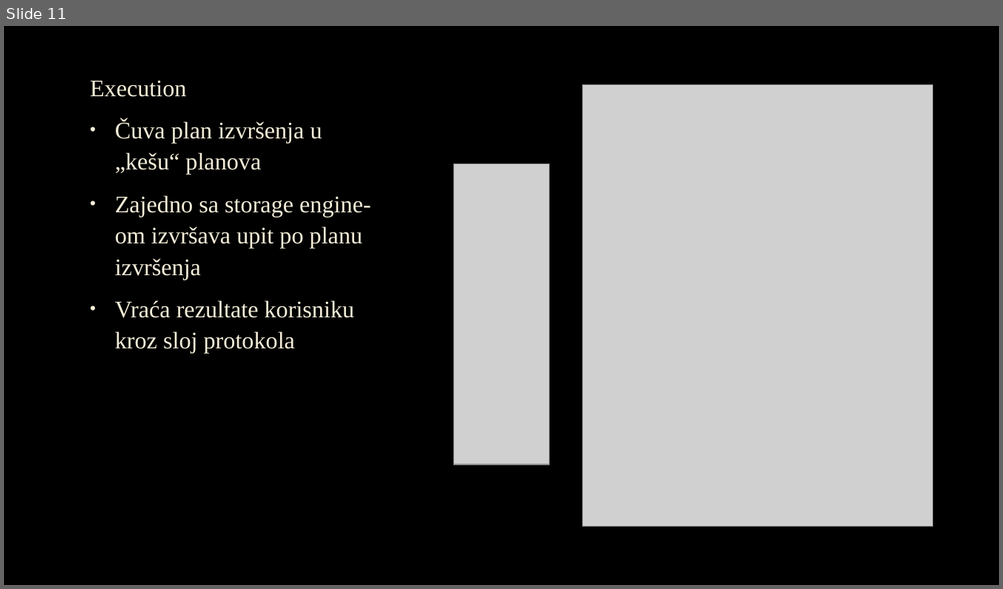
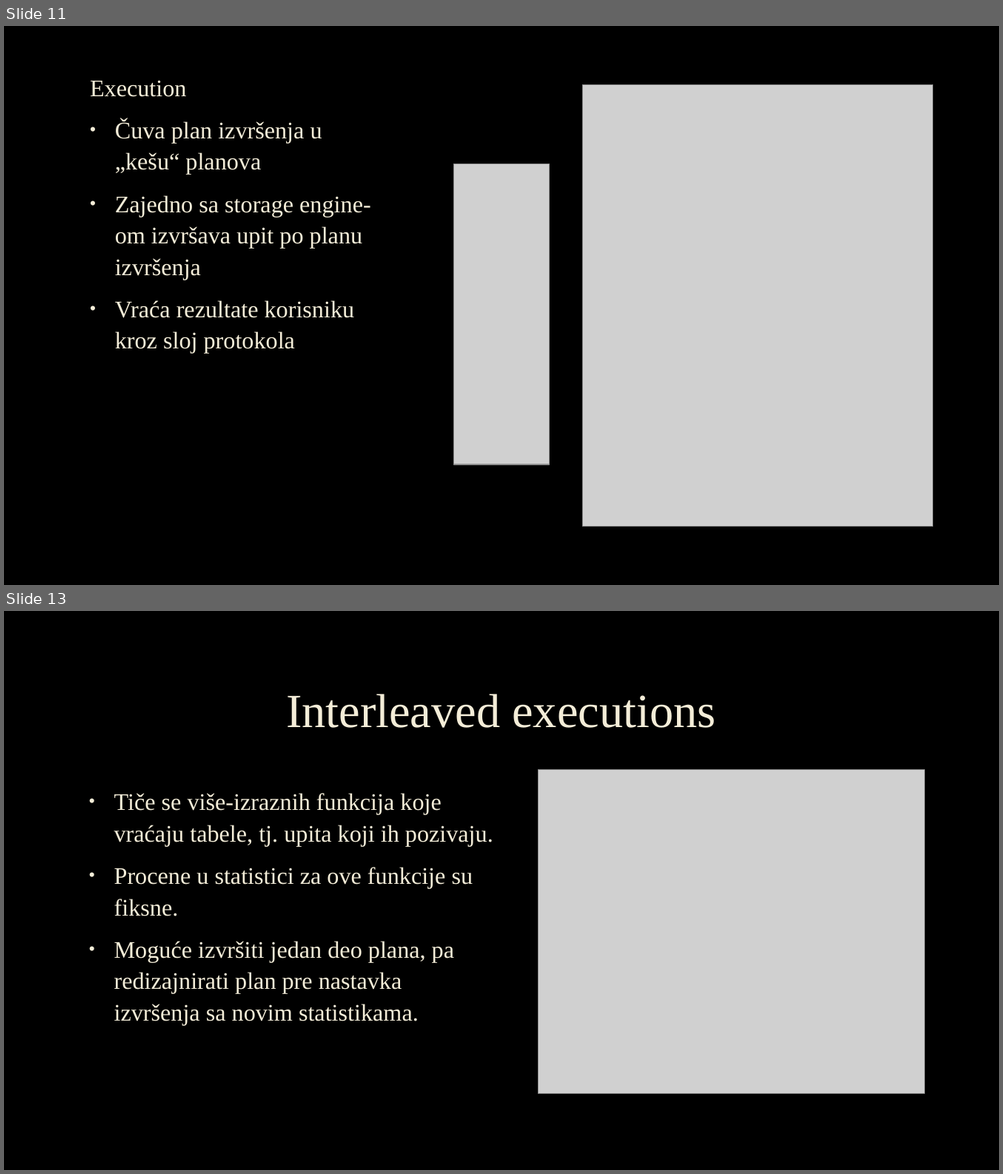
Before and after one commit to Djordje-Nikolic/AdvanceDatabaseSystemsCourse, a slide deck: Seminarski1/MS SQL Server - Obrada upita.pptx. Shown one above the other, each under a label of ours: slide 11 before the commit, slides 11 and 13 after it; the slides between them are not shown. The pictures are 1003x589 and 1003x1174 pixels, drawn with LibreOffice and Linux fonts; fonts in the diff are those of the drawing; grey boxes stand for pictures; background and template pictures are left out. Boxes give left, top, right and bottom in pixels: in the first picture for what was removed or moved away, otherwise in the second. Text is boxed around its words. In the diff, an @@ line names an element or a change of style, - is before the commit and + after.

```diff
--- a/Seminarski1/MS SQL Server - Obrada upita.pptx
+++ b/Seminarski1/MS SQL Server - Obrada upita.pptx
@@ slide 13 added at <box>4,611,999,1170</box>, background picture (left out) @@
@@ title added at <box>286,694,715,728</box>, 46 pt, text #F4EDD8 @@
+Interleaved executions
@@ picture added at <box>538,770,925,1093</box> @@
@@ text added at <box>114,793,493,1026</box>, 23 pt, text #F4EDD8 @@
+• Tiče se više-izraznih funkcija koje vraćaju tabele, tj. upita koji ih pozivaju.
+• Procene u statistici za ove funkcije su fiksne.
+• Moguće izvršiti jedan deo plana, pa redizajnirati plan pre nastavka izvršenja sa novim statistikama.
```
Also in this commit, not shown: 1 slide changed, 14 other slides added, 1 other file.
